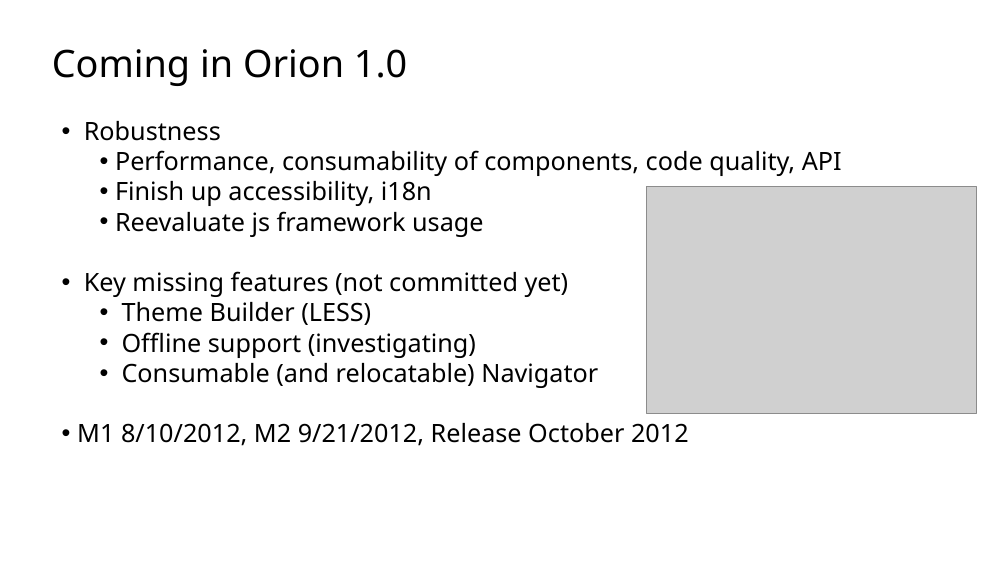
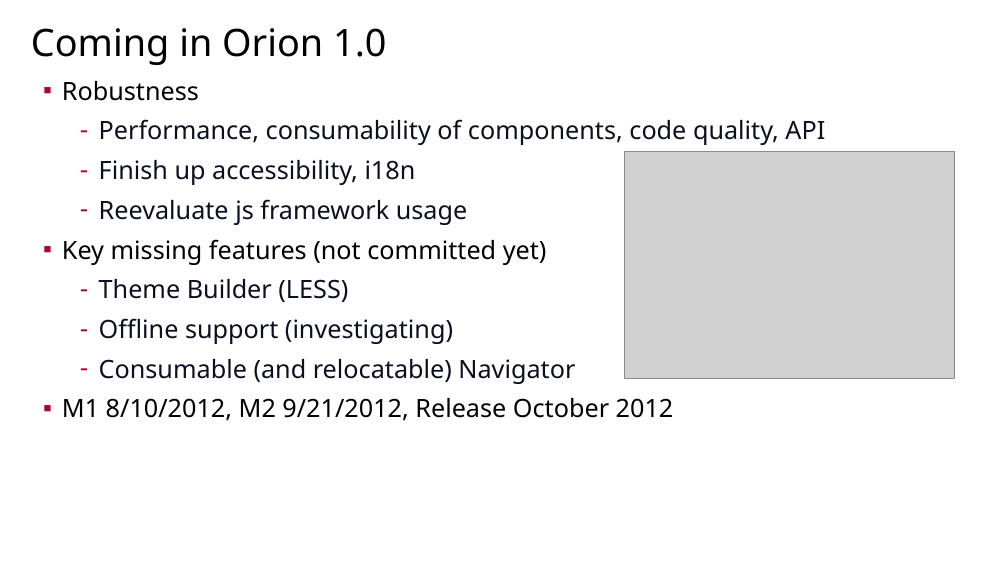
Before and after one commit to sfmccourt/oscon, a slide deck: slide 16 of osconorion.odp (slide 13 before the commit). Drawn at 1008x567 pixels with LibreOffice and Linux fonts; fonts in the diff are those of the drawing; grey boxes stand for pictures; background and template pictures are left out. Boxes give left, top, right and bottom in pixels: in the first picture for what was removed or moved away, otherwise in the second. Text is boxed around its words. In the diff, an @@ line names an element or a change of style, - is before the commit and + after.

```diff
--- a/osconorion.odp
+++ b/osconorion.odp
@@ title added at (x1=31, y1=28, x2=386, y2=65), 72 pt, text #000000 @@
+Coming in Orion 1.0
@@ text at (x1=52, y1=49, x2=407, y2=86): paragraph removed @@
-Coming in Orion 1.0
@@ text "Robustness" moved from (x1=52, y1=49, x2=842, y2=446) to (x1=62, y1=81, x2=825, y2=421) @@
@@ text "Robustness" at (x1=62, y1=81, x2=825, y2=421): text colour #000000 to #0C0F20 in "Performance, consumability of components, code quality, API", "Finish up accessibility, i18n", "Reevaluate js framework usage", "Theme Builder (LESS)" and 2 more places; bullet • to ▪; list level 2 to 1 in "Robustness"; bullet colour #000000 to #AA062C; bullet • to -; list level 4 to 3 in "Performance, consumability of components, code ..."; list level 4 to 3 in "Finish up accessibility, i18n"; list level 4 to 3 in "Reevaluate js framework usage"; list level 2 to 1 in "Key missing features (not committed ..."; list level 4 to 3 in "Theme Builder (LESS)"; list level 4 to 3 in "Offline support (investigating)"; list level 4 to 3 in "Consumable (and relocatable) Navigator"; list level 2 to 1 in "M1 8/10/2012, M2 9/21/2012, Release ..." @@
@@ picture moved from (x1=647, y1=186, x2=977, y2=413) to (x1=625, y1=151, x2=955, y2=378) @@
```
Also in this commit, not shown: 12 other slides changed, 4 slides added, 1 slide removed.
